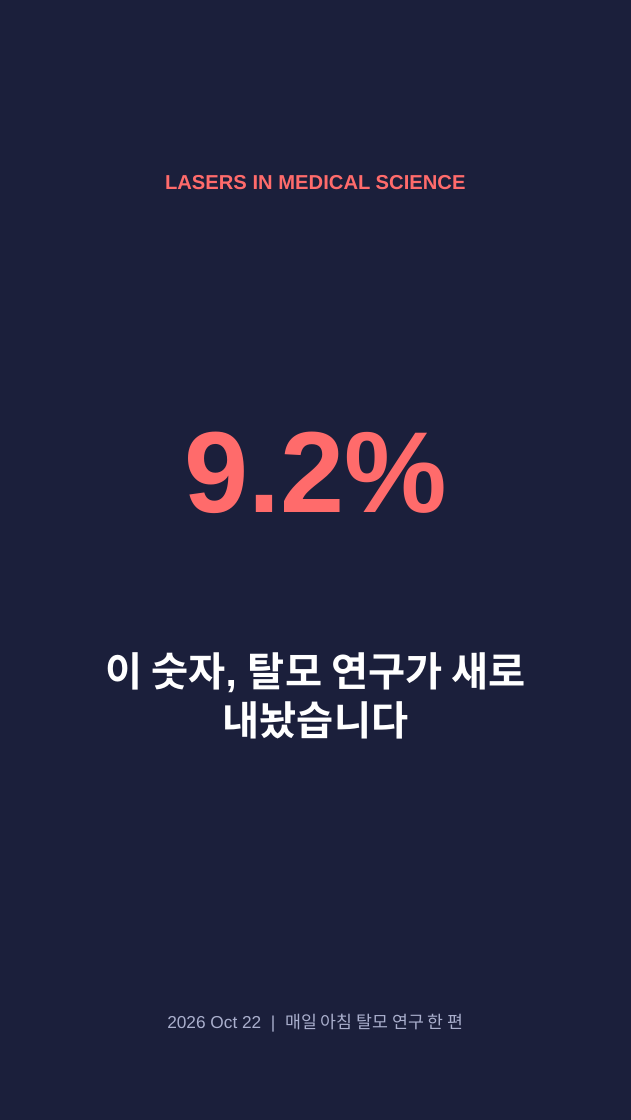
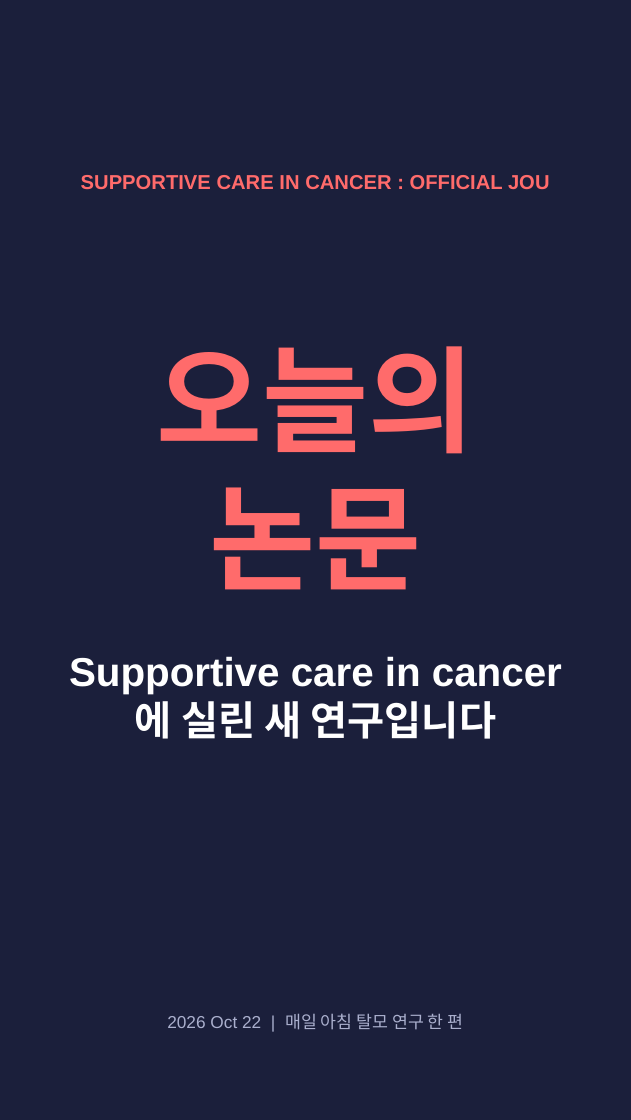
Before and after one commit to hyokang2010-BJ-ANTH/product-builder-test, a slide deck: slide 1 of pwa/data/latest/slides.pptx. Drawn at 631x1120 pixels with LibreOffice and Linux fonts; fonts in the diff are those of the drawing. Boxes give left, top, right and bottom in pixels: in the first picture for what was removed or moved away, otherwise in the second. Text is boxed around its words. In the diff, an @@ line names an element or a change of style, - is before the commit and + after.

```diff
--- a/pwa/data/latest/slides.pptx
+++ b/pwa/data/latest/slides.pptx
@@ text at (81,175,550,190): text changed @@
-LASERS IN MEDICAL SCIENCE
+SUPPORTIVE CARE IN CANCER : OFFICIAL JOU
@@ text at (156,346,474,590): text changed @@
-9.2%
+오늘의 논문
@@ text at (69,656,496,739): text changed @@
-이 숫자, 탈모 연구가 새로 내놨습니다
+Supportive care in cancer에 실린 새 연구입니다
```
Also in this commit, not shown: 2 other slides changed, 5 slides added, 4 slides removed, 26 other files.
